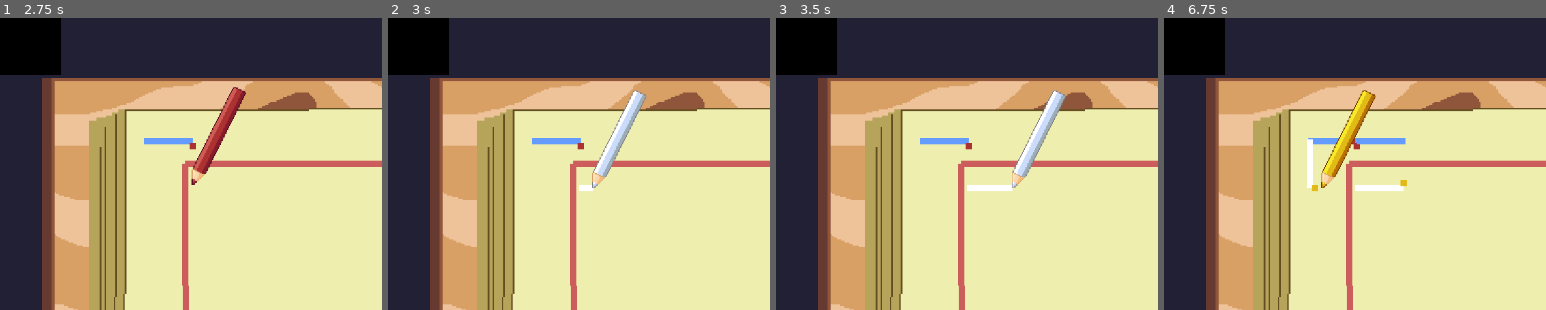
Above: before the commit, frames 1-4 (left to right).
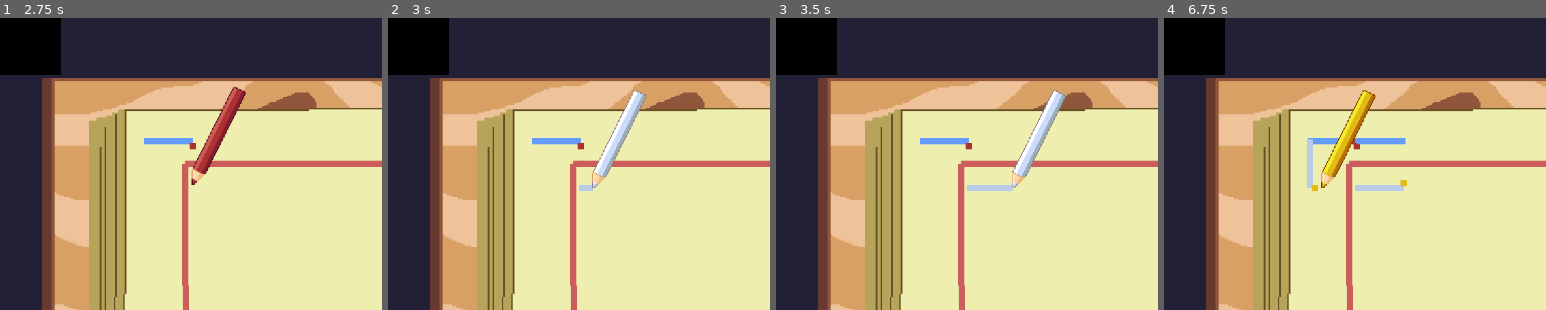
Above: after the commit, the same moments.

Repository: feliperieder/ultimate-color
Game: Godot game, scene res://Menus/Menu.tscn
Two runs of this game, one before a commit and one after it. Both use one fixed random seed, a clock stepped at 60 frames per second and the inputs below.
Inputs (mouse positions are % of the whole screen's width and height, from its top left):
- Up to frame 1 (2.75 s): click (23, 60) at 0.5 s; tap Enter at 1.25 s; hold Right (right) 1.28-2.03 s; hold A (blue_color) 1.28-2.03 s; hold Down (down) from 2.03 s (still down); tap Q (red_color) at 2.1 s
- Up to frame 2 (3 s): release Down (down) at 2.78 s; hold Right (right) from 2.78 s (still down); hold S (white_color) from 2.78 s (still down)
- Up to frame 3 (3.5 s): keep holding Right (right); keep holding S (white_color)
- Up to frame 4 (6.75 s): release Right (right) at 3.53 s; release S (white_color) at 3.53 s; hold Up (up) 3.53-4.28 s; tap W (yellow_color) at 3.6, 6.6 s; hold A (blue_color) 4.28-5.03 s; hold Left (left) 4.28-5.78 s; tap Q (red_color) at 5.1 s; hold Down (down) 5.78-6.53 s; hold S (white_color) 5.78-6.53 s; hold Right (right) from 6.53 s (still down)
The pictures show only the part of the screen within x 13-63%, y 12-62%; the shares and areas given below are measured in that part.

Frame 1 is identical in both runs. In frame 2, less than 0.1% of the frame differs, in the area x 50-54%, y 57-60%; in frame 3, 0.2%; in frame 4, 0.5%, in the area x 37-63%, y 41-60%.

Commit message:
level adjust timer update

Diff:
--- a/Gameplay/late_line.gd
+++ b/Gameplay/late_line.gd
@@ -5,11 +5,14 @@
 const DRAW_ZONE_PATH = preload("res://Points/DrawZone.tscn")
 const SPACING = 1  # Espaçamento entre os objetos
 
+@export var time_increase = 5
+var time_increased = false
+
 @export_enum("red", "yellow", "blue", "white", "purple", "pink", "light_yellow", "green") var color = "red"
 const COLOR_RED = Color.INDIAN_RED
 const COLOR_YELLOW = Color.KHAKI
 const COLOR_BLUE = Color.SKY_BLUE
-const COLOR_WHITE = Color(0.729, 0.792, 0.914)
+const COLOR_WHITE = Color.MINT_CREAM
 const COLOR_PURPLE = Color.MEDIUM_PURPLE
 const COLOR_PINK = Color.MISTY_ROSE
 const COLOR_GREEN = Color.LIGHT_GREEN
@@ -25,6 +28,8 @@
 	if get_tree().current_scene.level <= 2:
 		var random_color = randi_range(0, initial_colors.size()-1)
 		color = initial_colors[random_color]
+		if not time_increased:
+			increaseTime()
 	else:
 		var random_color = randi_range(0, colors.size()-1)
 		color = colors[random_color]
@@ -34,7 +39,6 @@
 	var player = get_tree().get_first_node_in_group("brush")
 	player.current_bullets = bullets
 	player.bullet_point = player.MAX_POINTS / bullets
-	print(initial_visible_points)
 	self.hide()
 
 func _process(delta: float) -> void:
@@ -81,3 +85,8 @@
 		"pink": default_color = COLOR_PINK
 		"light_yellow": default_color = COLOR_LIGHT_YELLOW
 		"green": default_color = COLOR_GREEN
+
+func increaseTime():
+	var clock = get_tree().get_first_node_in_group("timer")
+	print(clock.time.wait_time)
+	time_increased = true
--- a/Gameplay/level_line.gd
+++ b/Gameplay/level_line.gd
@@ -9,7 +9,7 @@
 const COLOR_RED = Color.INDIAN_RED
 const COLOR_YELLOW = Color.KHAKI
 const COLOR_BLUE = Color.SKY_BLUE
-const COLOR_WHITE = Color(0.729, 0.792, 0.914)
+const COLOR_WHITE = Color.MINT_CREAM
 const COLOR_PURPLE = Color.MEDIUM_PURPLE
 const COLOR_PINK = Color.MISTY_ROSE
 const COLOR_GREEN = Color.LIGHT_GREEN
--- a/Levels/level6.tscn
+++ b/Levels/level6.tscn
@@ -16,7 +16,7 @@
 
 [node name="Timer" parent="." instance=ExtResource("7_v5cpu")]
 position = Vector2(1165, 84)
-timer_time = 75
+timer_time = 50
 
 [node name="BgAzul" type="Sprite2D" parent="."]
 texture_filter = 1
--- a/Levels/level7.tscn
+++ b/Levels/level7.tscn
@@ -16,7 +16,7 @@
 
 [node name="Timer" parent="." instance=ExtResource("3_uny1a")]
 position = Vector2(1165, 84)
-timer_time = 75
+timer_time = 60
 
 [node name="BgAzul" type="Sprite2D" parent="."]
 texture_filter = 1
--- a/Levels/level9.tscn
+++ b/Levels/level9.tscn
@@ -17,7 +17,7 @@
 
 [node name="Timer" parent="." instance=ExtResource("3_nq6bj")]
 position = Vector2(1165, 84)
-timer_time = 75
+timer_time = 55
 
 [node name="BgAzul" type="Sprite2D" parent="."]
 texture_filter = 1
--- a/Menus/level_selection.tscn
+++ b/Menus/level_selection.tscn
@@ -72,6 +72,26 @@
 layout_mode = 2
 level = 8
 
+[node name="HBoxContainer4" type="HBoxContainer" parent="CanvasLayer/VBoxContainer"]
+layout_mode = 2
+size_flags_horizontal = 4
+
+[node name="LevelButton7" parent="CanvasLayer/VBoxContainer/HBoxContainer4" instance=ExtResource("2_x1mks")]
+layout_mode = 2
+level = 9
+
+[node name="LevelButton6" parent="CanvasLayer/VBoxContainer/HBoxContainer4" instance=ExtResource("2_x1mks")]
+layout_mode = 2
+level = 10
+
+[node name="LevelButton4" parent="CanvasLayer/VBoxContainer/HBoxContainer4" instance=ExtResource("2_x1mks")]
+layout_mode = 2
+level = 11
+
+[node name="LevelButton3" parent="CanvasLayer/VBoxContainer/HBoxContainer4" instance=ExtResource("2_x1mks")]
+layout_mode = 2
+level = 12
+
 [node name="HBoxContainer3" type="HBoxContainer" parent="CanvasLayer/VBoxContainer"]
 layout_mode = 2
 size_flags_horizontal = 4
@@ -92,25 +112,5 @@
 layout_mode = 2
 level = 16
 
-[node name="HBoxContainer4" type="HBoxContainer" parent="CanvasLayer/VBoxContainer"]
-layout_mode = 2
-size_flags_horizontal = 4
-
-[node name="LevelButton7" parent="CanvasLayer/VBoxContainer/HBoxContainer4" instance=ExtResource("2_x1mks")]
-layout_mode = 2
-level = 9
-
-[node name="LevelButton6" parent="CanvasLayer/VBoxContainer/HBoxContainer4" instance=ExtResource("2_x1mks")]
-layout_mode = 2
-level = 10
-
-[node name="LevelButton4" parent="CanvasLayer/VBoxContainer/HBoxContainer4" instance=ExtResource("2_x1mks")]
-layout_mode = 2
-level = 11
-
-[node name="LevelButton3" parent="CanvasLayer/VBoxContainer/HBoxContainer4" instance=ExtResource("2_x1mks")]
-layout_mode = 2
-level = 12
-
 [node name="QuitButton" parent="CanvasLayer/VBoxContainer" instance=ExtResource("3_o1m01")]
 layout_mode = 2
--- a/Players/drawing.gd
+++ b/Players/drawing.gd
@@ -16,7 +16,7 @@
 const COLOR_RED = Color(0.675, 0.196, 0.196)
 const COLOR_YELLOW = Color(0.882, 0.729, 0.09)
 const COLOR_BLUE = Color(0.388, 0.608, 1)
-const COLOR_WHITE = Color.WHITE
+const COLOR_WHITE = Color(0.729, 0.792, 0.914)
 const COLOR_PURPLE = Color(0.463, 0.259, 0.541)
 const COLOR_PINK = Color.HOT_PINK
 const COLOR_GREEN = Color(0.294, 0.412, 0.184)
--- a/Timer/timer.gd
+++ b/Timer/timer.gd
@@ -13,6 +13,7 @@
 # Called when the node enters the scene tree for the first time.
 func _ready() -> void:
 	timer.wait_time = timer_time
+	timer_label.label_settings.font_color = Color(1, 0.871, 0)
 	timer.start()
 	player = get_tree().get_first_node_in_group("brush")
 
